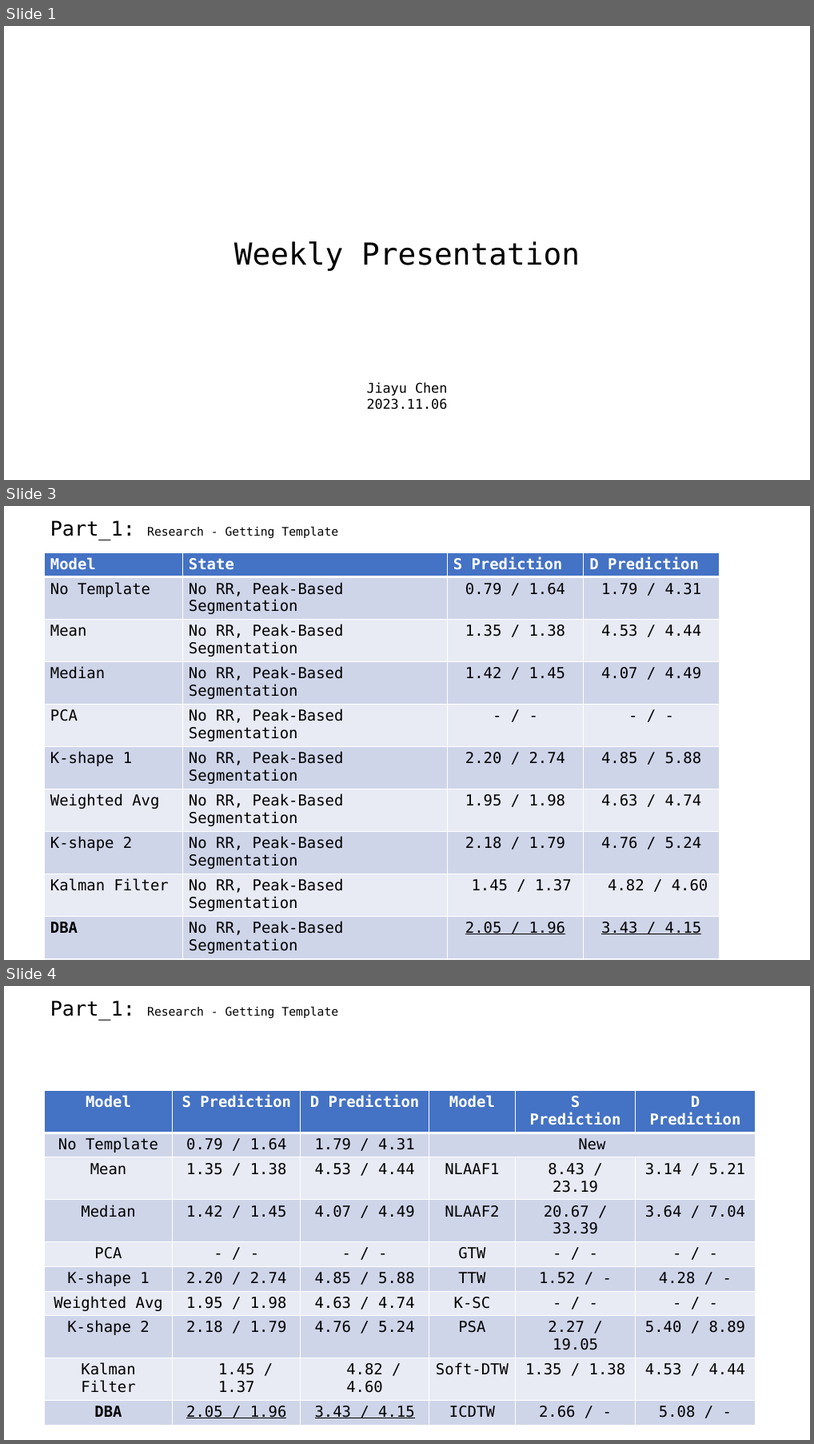
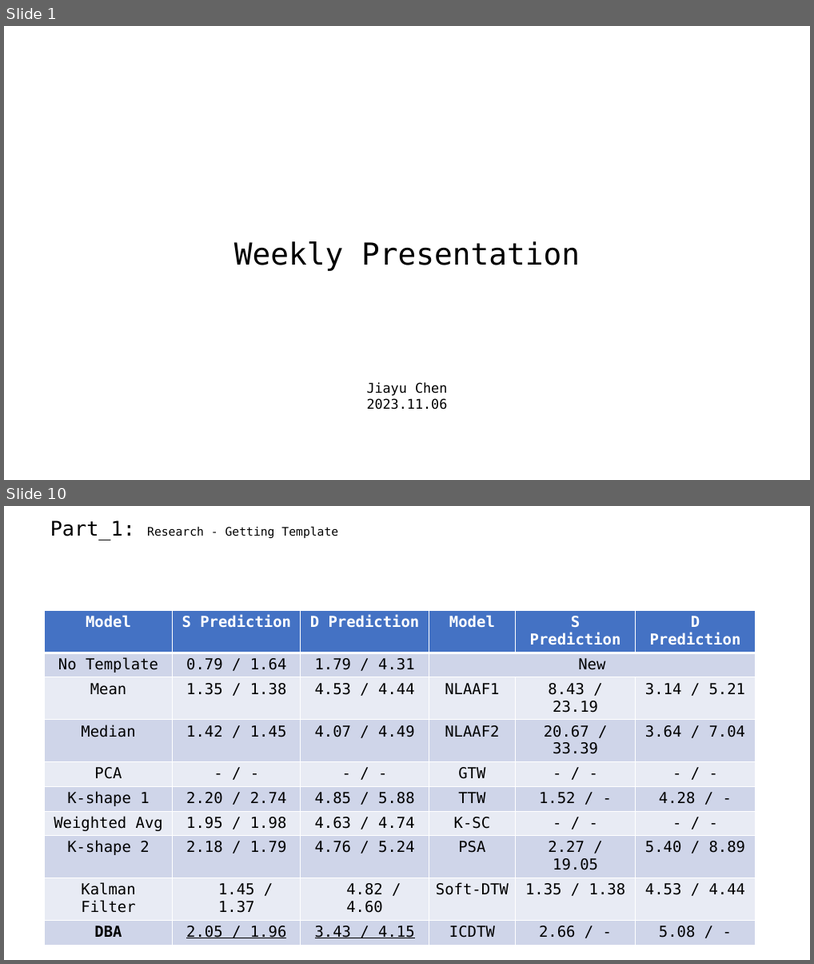
Before and after one commit to A-Big-Tortoise/Presentation, a slide deck: Presentation_1120_JiayuChen.pptx. Shown one above the other, each under a label of ours: slides 1, 3 and 4 before the commit, slides 1 and 10 after it; the slides between them are not shown. The pictures are 814x1444 and 814x964 pixels, drawn with LibreOffice and Linux fonts; fonts in the diff are those of the drawing. Boxes give left, top, right and bottom in pixels: in the first picture for what was removed or moved away, otherwise in the second. Text is boxed around its words. In the diff, an @@ line names an element or a change of style, - is before the commit and + after.

```diff
--- a/Presentation_1120_JiayuChen.pptx
+++ b/Presentation_1120_JiayuChen.pptx
@@ slide 3 removed at (4,506,810,960), background #FFFFFF @@
@@ text removed at (50,520,338,540) @@
-Part_1: Research - Getting Template
@@ table removed at (45,552,720,956), 15 rows, 4 columns @@
-Model | State | S Prediction | D Prediction
-No Template | No RR, Peak-Based Segmentation | 0.79 / 1.64 | 1.79 / 4.31
-Mean | No RR, Peak-Based Segmentation | 1.35 / 1.38 | 4.53 / 4.44
-Median | No RR, Peak-Based Segmentation | 1.42 / 1.45 | 4.07 / 4.49
-PCA | No RR, Peak-Based Segmentation | - / - | - / -
-K-shape 1 | No RR, Peak-Based Segmentation | 2.20 / 2.74 | 4.85 / 5.88
-Weighted Avg | No RR, Peak-Based Segmentation | 1.95 / 1.98 | 4.63 / 4.74
-K-shape 2 | No RR, Peak-Based Segmentation | 2.18 / 1.79 | 4.76 / 5.24
-Kalman Filter | No RR, Peak-Based Segmentation | 1.45 / 1.37 | 4.82 / 4.60
-DBA | No RR, Peak-Based Segmentation | 2.05 / 1.96 | 3.43 / 4.15
-NLAAF1 | No RR, Peak-Based Segmentation | 8.43 / 23.19 | 3.14 / 5.21
-NLAAF2 | No RR, Peak-Based Segmentation | 20.67 / 33.39 | 3.64 / 7.04
-GTW | No RR, Peak-Based Segmentation | - / - | - / -
-TTW | No RR, Peak-Based Segmentation | 1.52 / | 4.28 /
-K-SC | No RR, Peak-Based Segmentation |  | 
@@ what was slide 4 is now slide 10 @@
```
Also in this commit, not shown: 2 slides changed, 7 slides added, 1 other slide removed.
